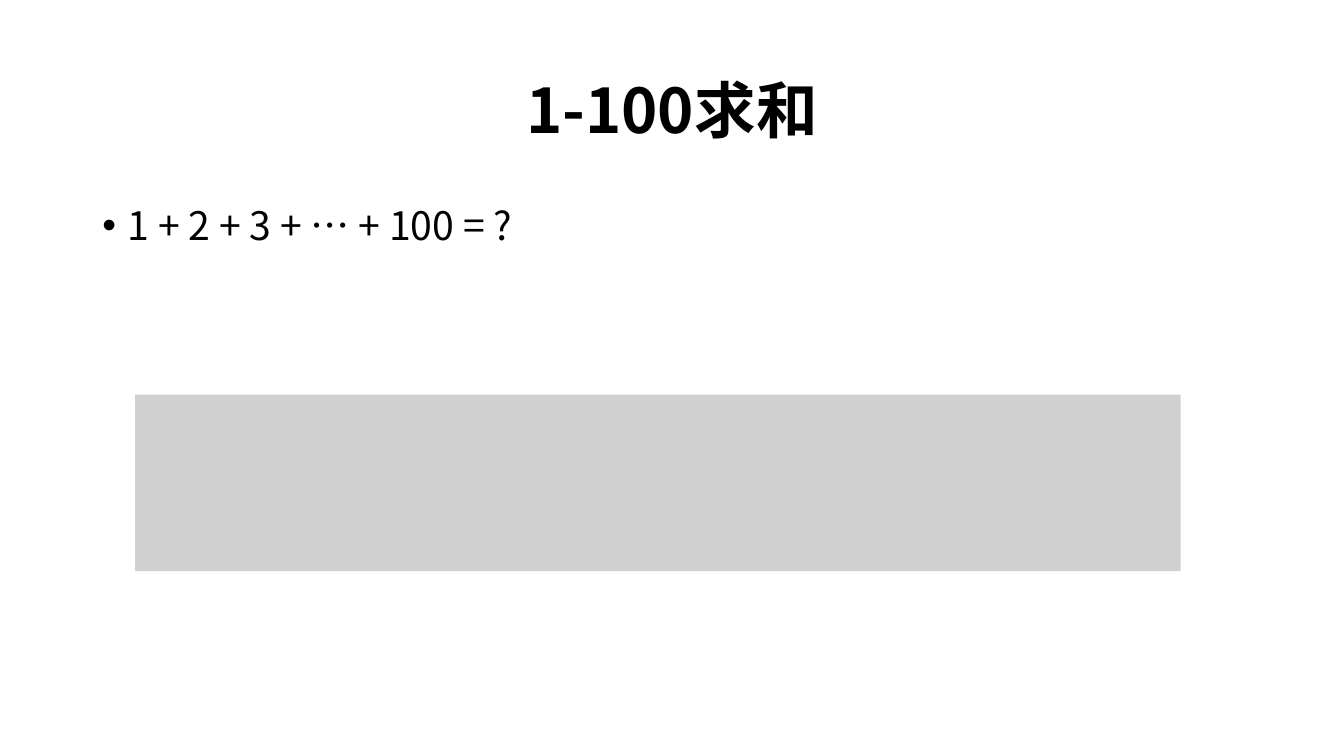
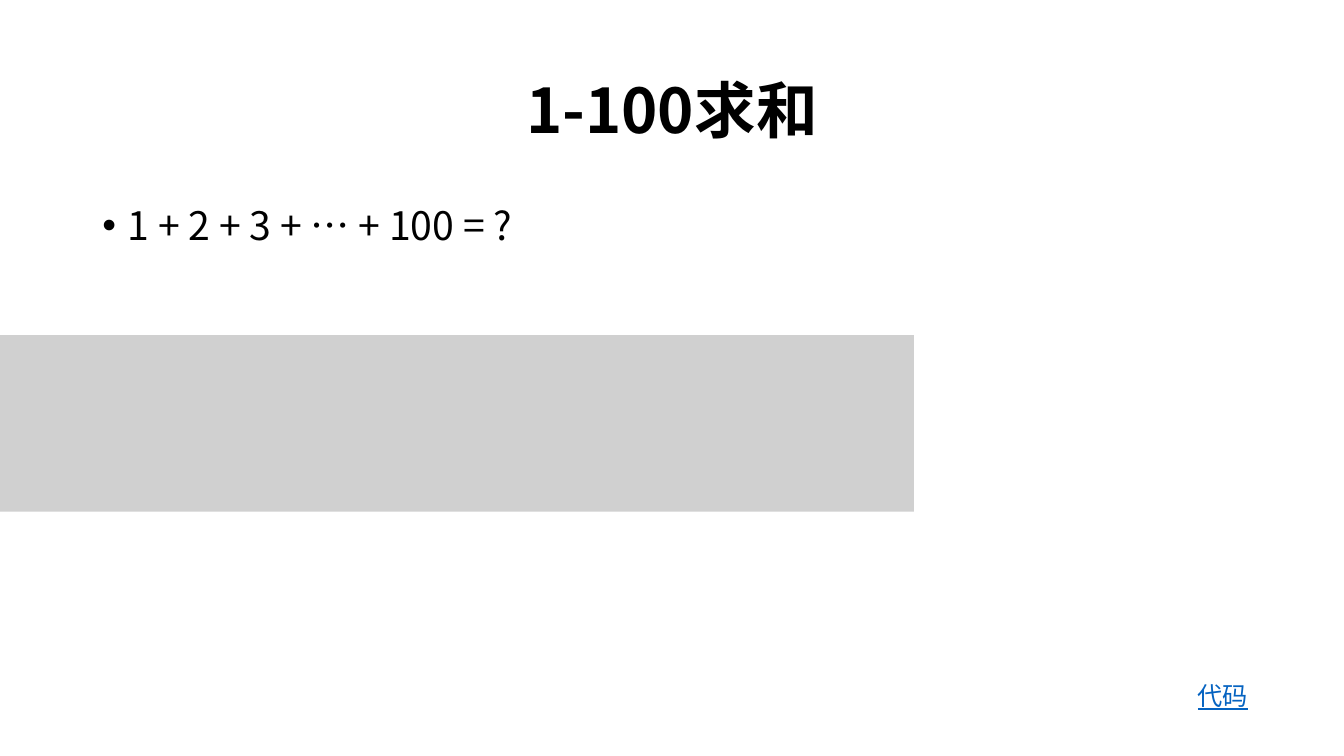
Before and after one commit to ZPYhiahiahia/nxjb-recursion-src, a slide deck: slide 7 of 递归.pptx. Drawn at 1344x756 pixels with LibreOffice and Linux fonts; fonts in the diff are those of the drawing; grey boxes stand for pictures. Boxes give left, top, right and bottom in pixels: in the first picture for what was removed or moved away, otherwise in the second. Text is boxed around its words. In the diff, an @@ line names an element or a change of style, - is before the commit and + after.

Commit message:
增加求和

```diff
--- a/递归.pptx
+++ b/递归.pptx
@@ picture: place and size @@
-picture at <box>135,394,1181,571</box>
+picture at <box>0,335,913,511</box>
@@ text added at <box>1198,684,1248,710</box>, 18 pt, text #0563C1, underline @@
+代码
```
Also in this commit, not shown: 2 slides added, 1 other file.
